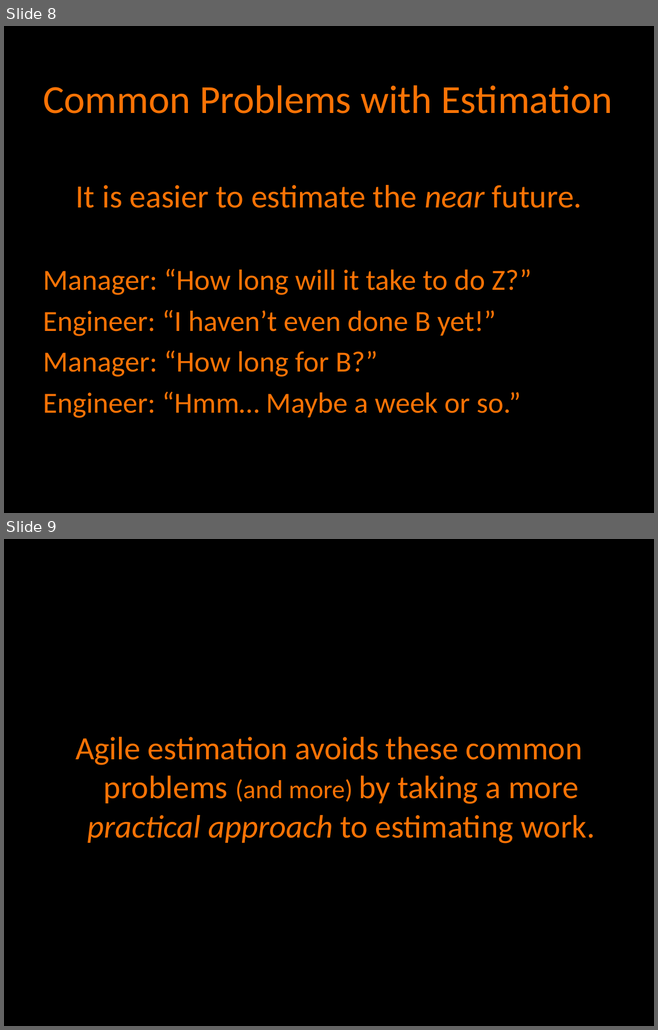
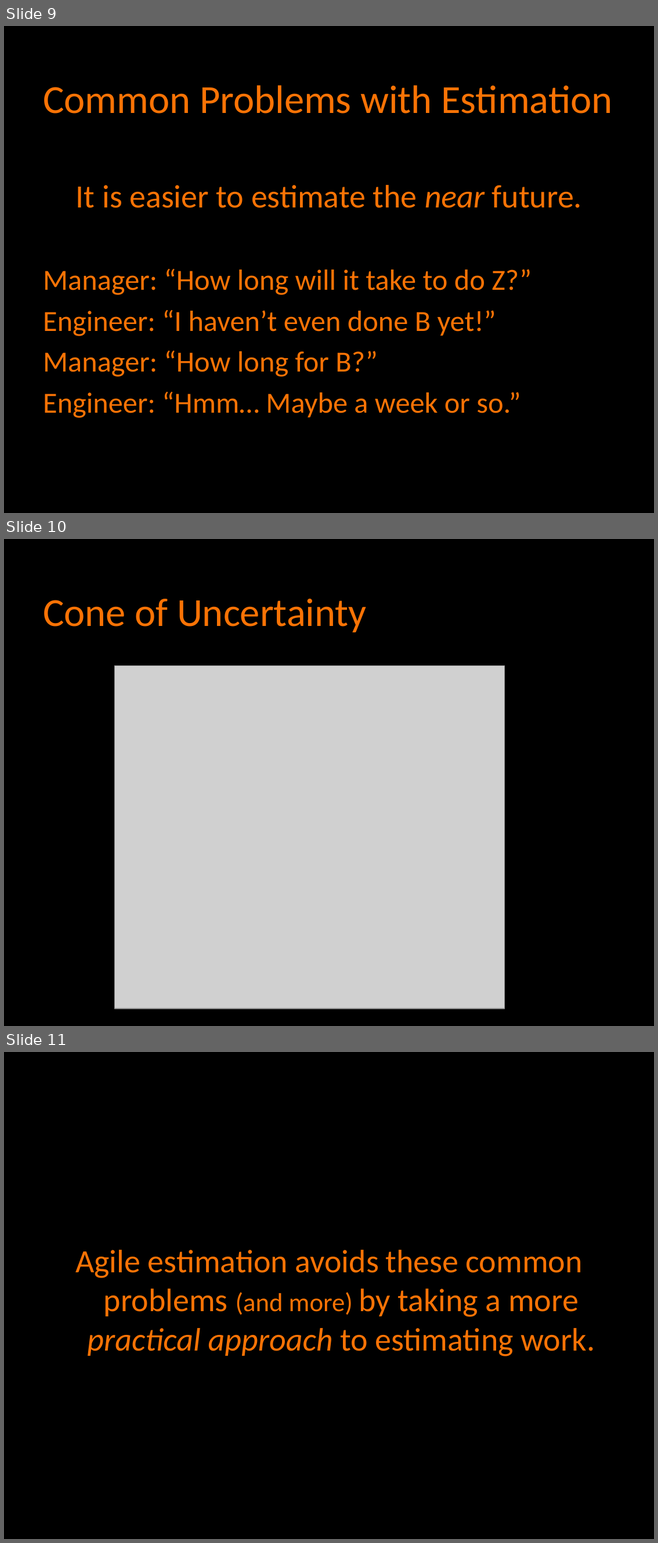
Before and after one commit to agilefire/November2010, a slide deck: Agile Firestarter Winter 2011 Agile Estimation.pptx. Shown one above the other, each under a label of ours: slides 8 and 9 before the commit, slides 9, 10 and 11 after it. The pictures are 658x1030 and 658x1543 pixels, drawn with LibreOffice and Linux fonts; fonts in the diff are those of the drawing; grey boxes stand for pictures. Boxes give left, top, right and bottom in pixels: in the first picture for what was removed or moved away, otherwise in the second. Text is boxed around its words. In the diff, an @@ line names an element or a change of style, - is before the commit and + after.

Commit message:
Updated Estimation slides with images

```diff
--- a/Agile Firestarter Winter 2011 Agile Estimation.pptx
+++ b/Agile Firestarter Winter 2011 Agile Estimation.pptx
@@ slide 10 added at bbox=[4, 539, 654, 1026], background #000000 @@
@@ title added at bbox=[43, 598, 366, 632], 49 pt, text #FA7305 @@
+Cone of Uncertainty
@@ picture added at bbox=[115, 666, 505, 1009] @@
@@ what was slide 8 is now slide 9 @@
@@ what was slide 9 is now slide 11 @@
```
Also in this commit, not shown: 2 slides changed, 2 other slides added.
